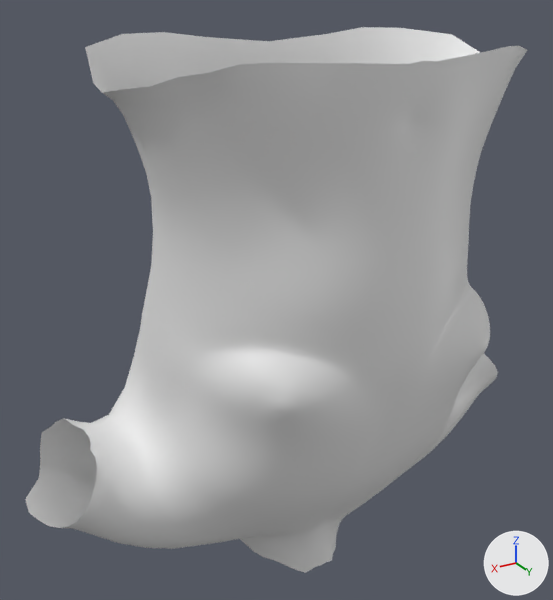
What one commit did to the OBJ model code/flutter/old_code_LindApp/assets/model2/fitModel_Ctutc.obj.
The view is the same before and after, from a 50 mm camera at (34.1, 48.4, 44.9) aimed at (1.7, -5.7, 17.9). The lights are fixed; the arrows at lower right show +X, +Y and +Z. Where no turn or scale is listed for an object, it has been applied to the vertices.

Script lines for the objects in view, before the commit:
```python
me_fitmodel_ctutc = bpy.data.meshes.new('fitModel_Ctutc')
me_fitmodel_ctutc.from_pydata(...)  # 3354 vertices, 6600 faces; spans x -25.7..25.3, y -15.7..9.0, z -9.3..40.6
ob_fitmodel_ctutc = bpy.data.objects.new('fitModel_Ctutc', me_fitmodel_ctutc)
ob_fitmodel_ctutc.location = (0.0, 0.0, 0.0)
```
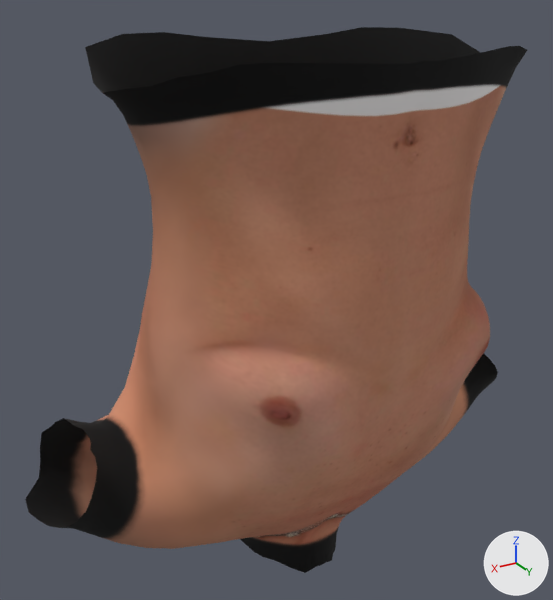
Boxes (x1, y1, x2, y2) around the edits, measured in the pictures (553 x 600 px):
'fitModel_Ctutc', recoloured (grey to brown)
    both: (25, 27, 527, 573)

What changed in the scene script:
```text
Add img_texture_ctutc_png:
    img_texture_ctutc_png = load_image('texture_Ctutc.png', 'texture_Ctutc.png', 2048, 2048, 'sRGB')
Add mat_mymaterial:
    mat_mymaterial = principled_material('myMaterial')
    mat_mymaterial.texture = img_texture_ctutc_png
    mat_mymaterial.roughness = 1.0
Change me_fitmodel_ctutc:
    where me_fitmodel_ctutc.from_pydata(...)  # 3354 vertices, 6600 faces; spans x -25.7..25.3, y -15.7..9.0, z -9.3..40.6
    add me_fitmodel_ctutc.materials.append(mat_mymaterial)  # picture img_texture_ctutc_png
```
